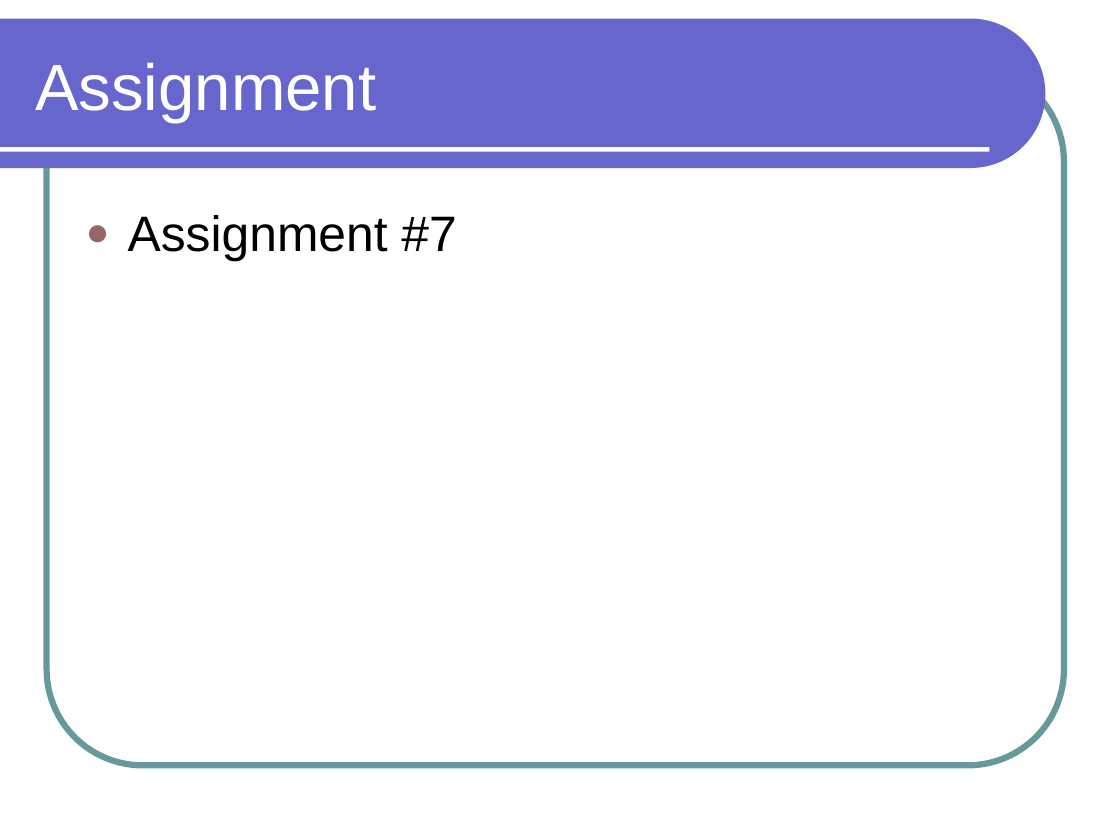
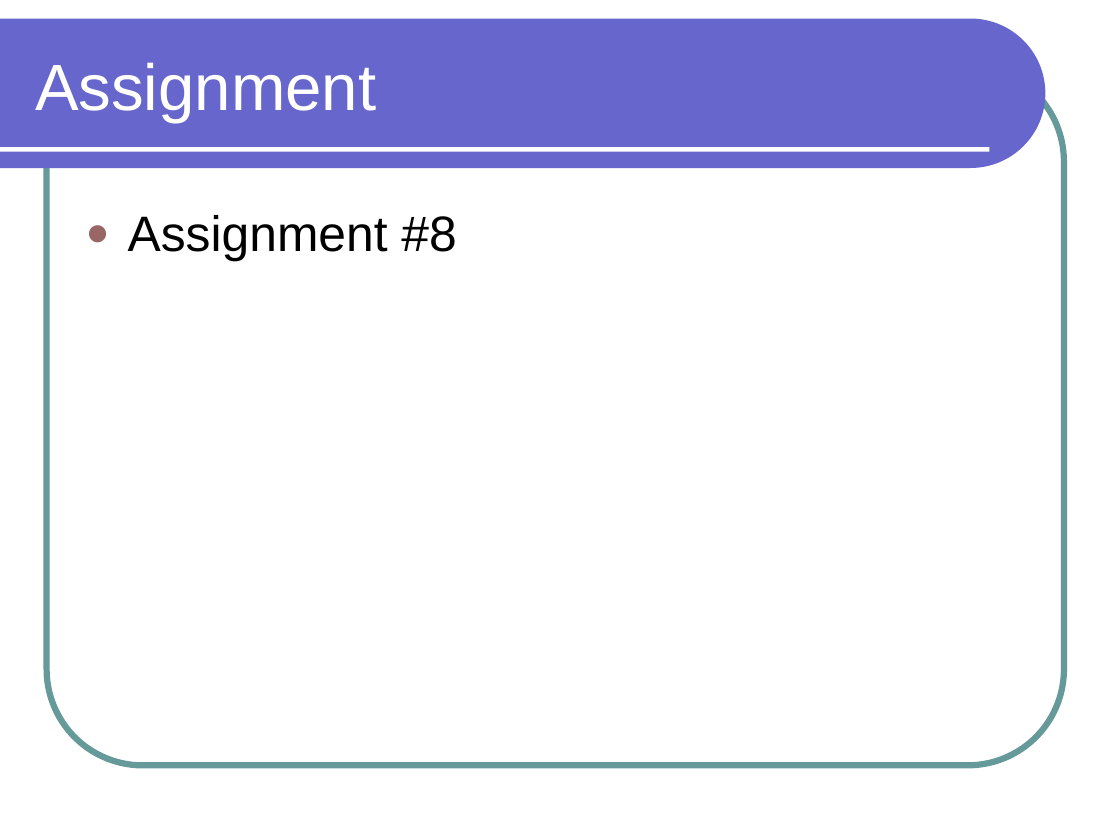
Before and after one commit to lutzhamel/CSC301, a slide deck: slide 13 of notes/csc301-ln011.ppt. Drawn at 1120x840 pixels with LibreOffice and Linux fonts; fonts in the diff are those of the drawing. Boxes give left, top, right and bottom in pixels: in the first picture for what was removed or moved away, otherwise in the second. Text is boxed around its words. In the diff, an @@ line names an element or a change of style, - is before the commit and + after.

```diff
--- a/notes/csc301-ln011.ppt
+++ b/notes/csc301-ln011.ppt
@@ text at <box>128,215,456,261</box>: text changed @@
-● Assignment #7
+● Assignment #8
```
Also in this commit, not shown: 1 other file.
